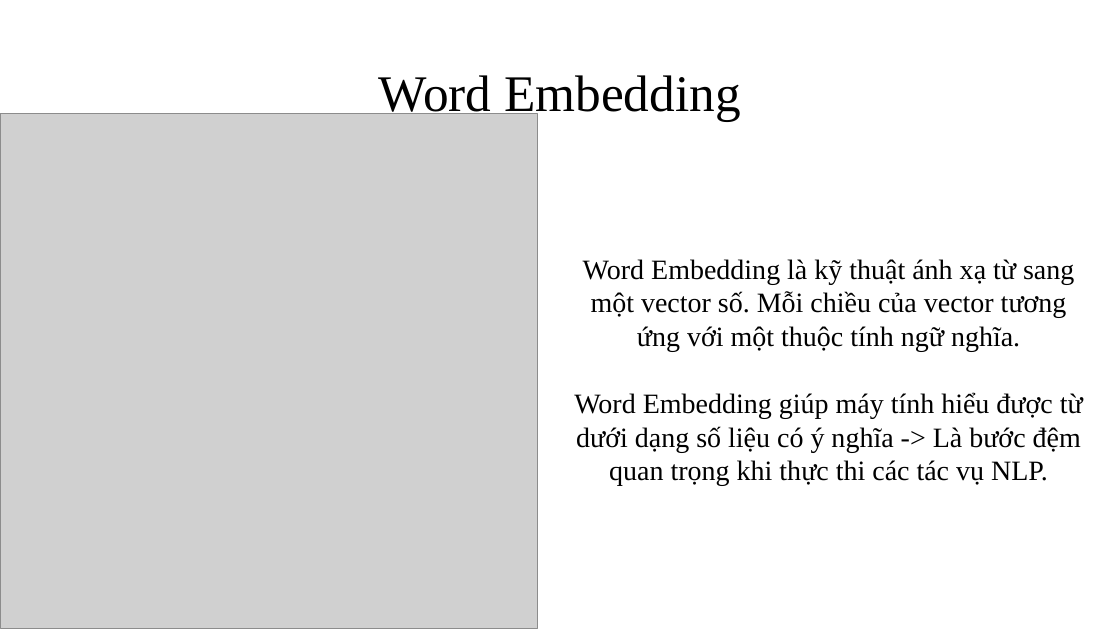
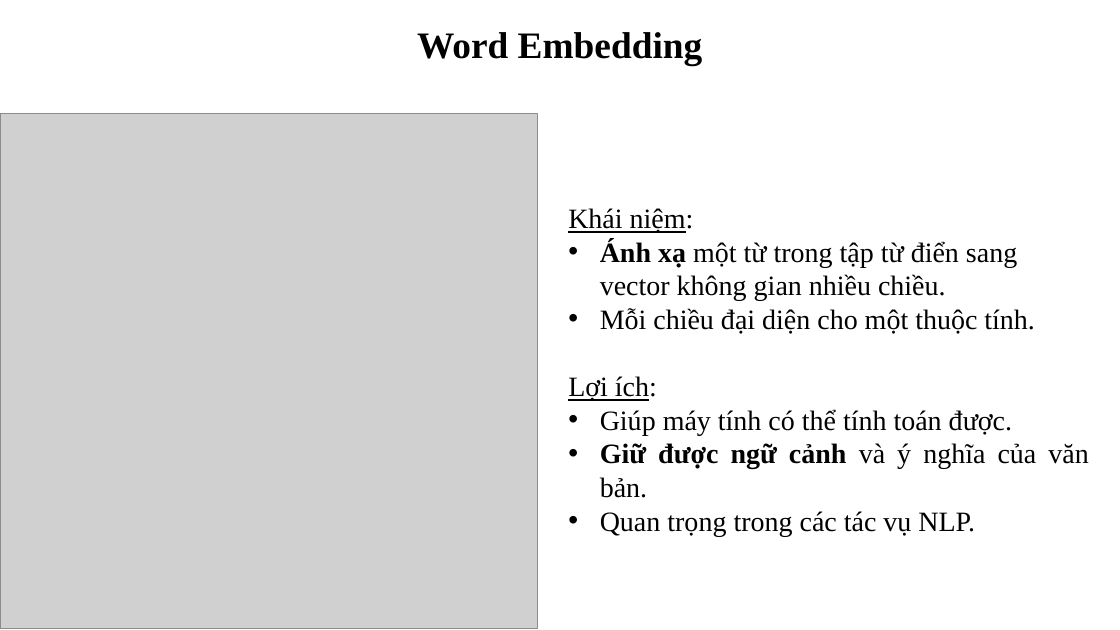
Before and after one commit to ngovanuc/Vietnamese_History_Chatbot, a slide deck: slide 15 of documents/slide bao cao.pptx (slide 14 before the commit). Drawn at 1120x630 pixels with LibreOffice and Linux fonts; fonts in the diff are those of the drawing; grey boxes stand for pictures. Boxes give left, top, right and bottom in pixels: in the first picture for what was removed or moved away, otherwise in the second. Text is boxed around its words. In the diff, an @@ line names an element or a change of style, - is before the commit and + after.

Commit message:
Update file slide

```diff
--- a/documents/slide bao cao.pptx
+++ b/documents/slide bao cao.pptx
@@ title "Word Embedding": place and size @@
-title "Word Embedding" at bbox=[379, 75, 741, 121]
+title "Word Embedding" at bbox=[417, 32, 703, 66]
@@ title "Word Embedding" at bbox=[417, 32, 703, 66]: size 44 to 32 pt, bold on @@
@@ text in rectangle at bbox=[568, 208, 1088, 536]: text changed @@
-Word Embedding là kỹ thuật ánh xạ từ sang một vector số. Mỗi chiều của vector tương ứng với một thuộc tính ngữ nghĩa.
-Word Embedding giúp máy tính hiểu được từ dưới dạng số liệu có ý nghĩa -> Là bước đệm quan trọng khi thực thi các tác vụ NLP.
+Khái niệm:
+• Ánh xạ một từ trong tập từ điển sang vector không gian nhiều chiều.
+• Mỗi chiều đại diện cho một thuộc tính.
+Lợi ích:
+• Giúp máy tính có thể tính toán được.
+• Giữ được ngữ cảnh và ý nghĩa của văn bản.
+• Quan trọng trong các tác vụ NLP.
```
Also in this commit, not shown: 37 other slides changed, 4 slides added, 4 slides removed.
